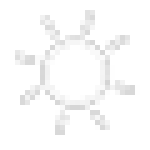
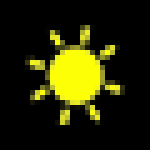
Layered file, before and after one edit (150x150). Changes by layer:
added layer "Invert 1 copy 2" above "Invert 1 copy" over [25, 25, 125, 125]
hid "Invert 1" over [10, 10, 140, 135]
showed "Layer 1" over [0, 0, 150, 150]
